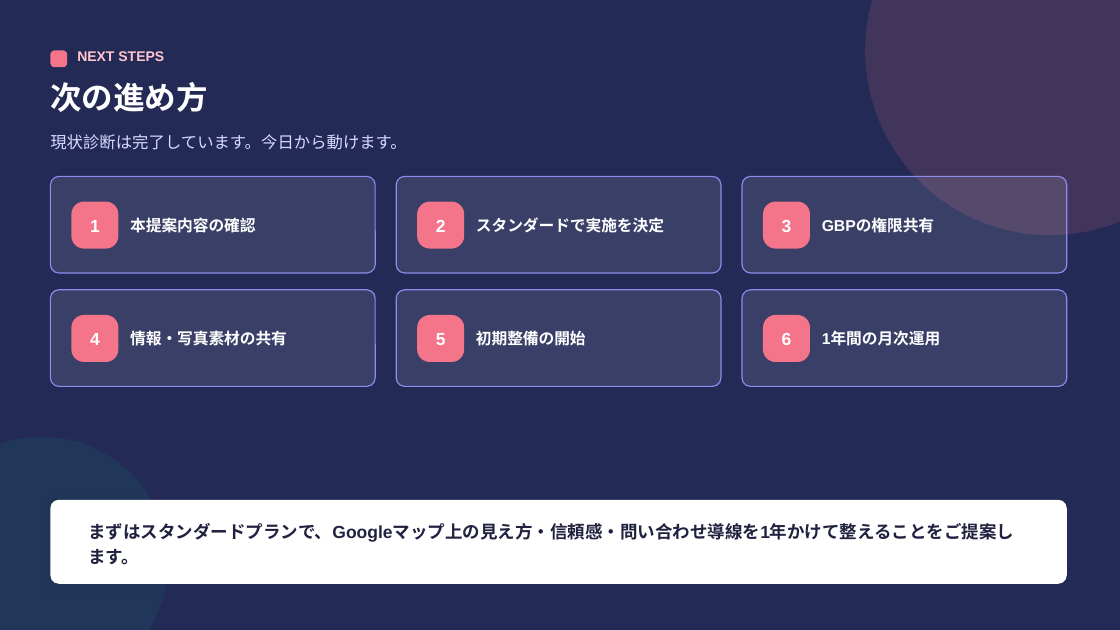
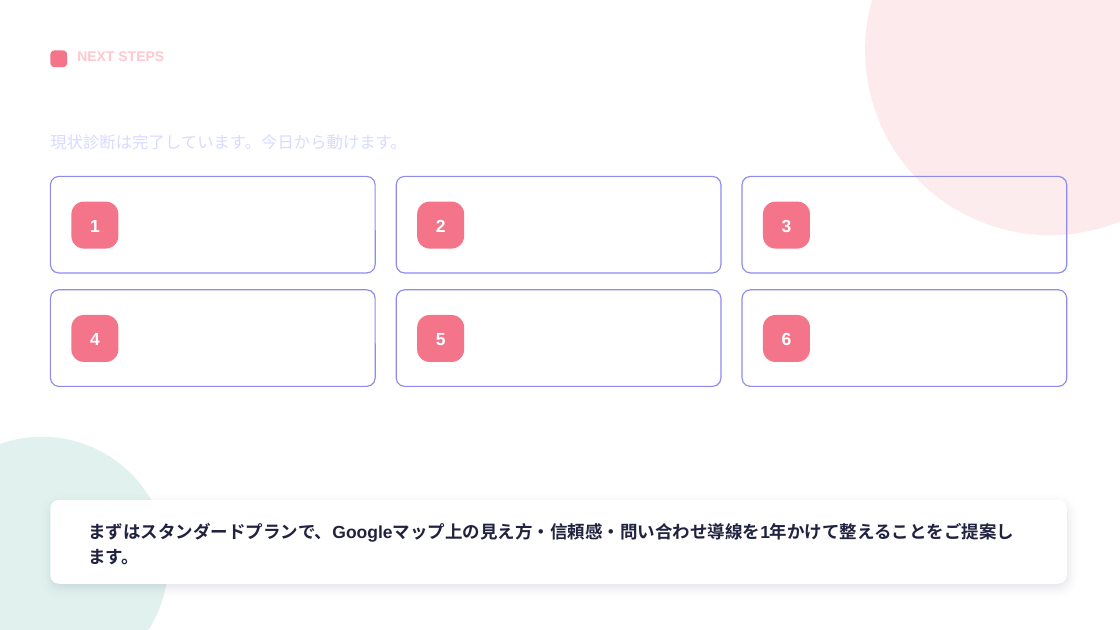
Before and after one commit to kkawano5-ui/website-redesign-machine-, a slide deck: slide 12 of proposal-generator/template/proposal_template.pptx. Drawn at 1120x630 pixels with LibreOffice and Linux fonts; fonts in the diff are those of the drawing. Boxes give left, top, right and bottom in pixels: in the first picture for what was removed or moved away, otherwise in the second. Text is boxed around its words. In the diff, an @@ line names an element or a change of style, - is before the commit and + after.

```diff
--- a/proposal-generator/template/proposal_template.pptx
+++ b/proposal-generator/template/proposal_template.pptx
@@ background #232A55 to #FFFFFF @@
@@ text removed at (50, 82, 208, 112) @@
-次の進め方
@@ text removed at (50, 134, 406, 150) @@
-現状診断は完了しています。今日から動けます。
@@ text removed at (130, 217, 255, 233) @@
-本提案内容の確認
@@ text removed at (476, 217, 664, 233) @@
-スタンダードで実施を決定
@@ text removed at (822, 218, 934, 233) @@
-GBPの権限共有
@@ text removed at (130, 330, 287, 346) @@
-情報・写真素材の共有
@@ text removed at (476, 331, 586, 346) @@
-初期整備の開始
@@ text removed at (822, 332, 940, 346) @@
-1年間の月次運用
```
Also in this commit, not shown: 11 other slides changed.
